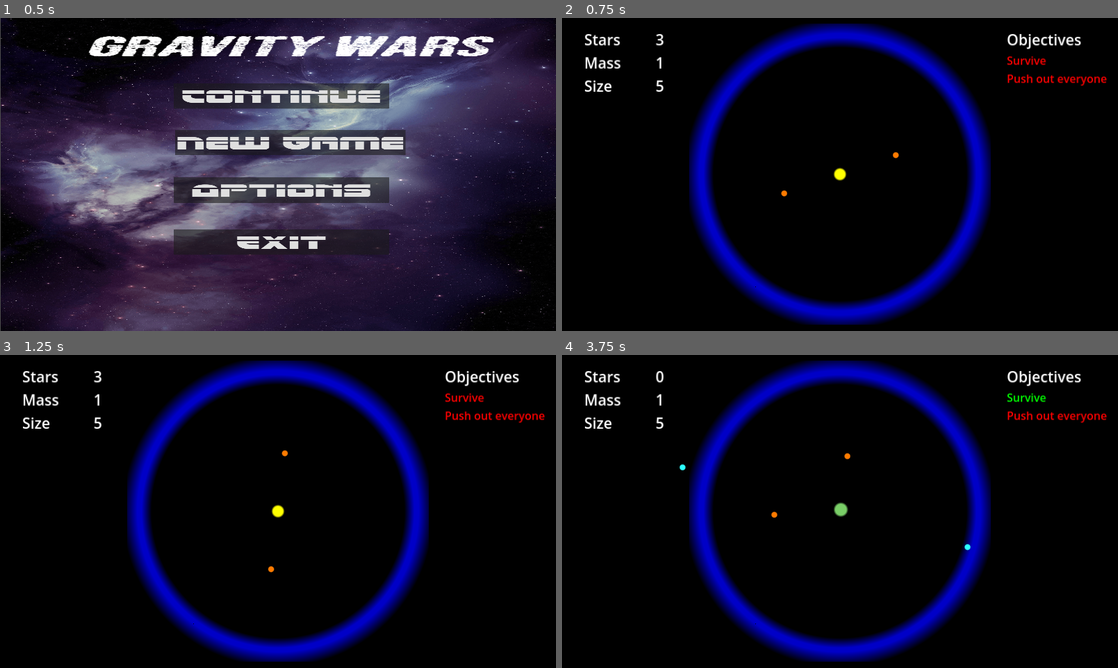
Above: before the commit, frames 1-4 (two rows, left to right).
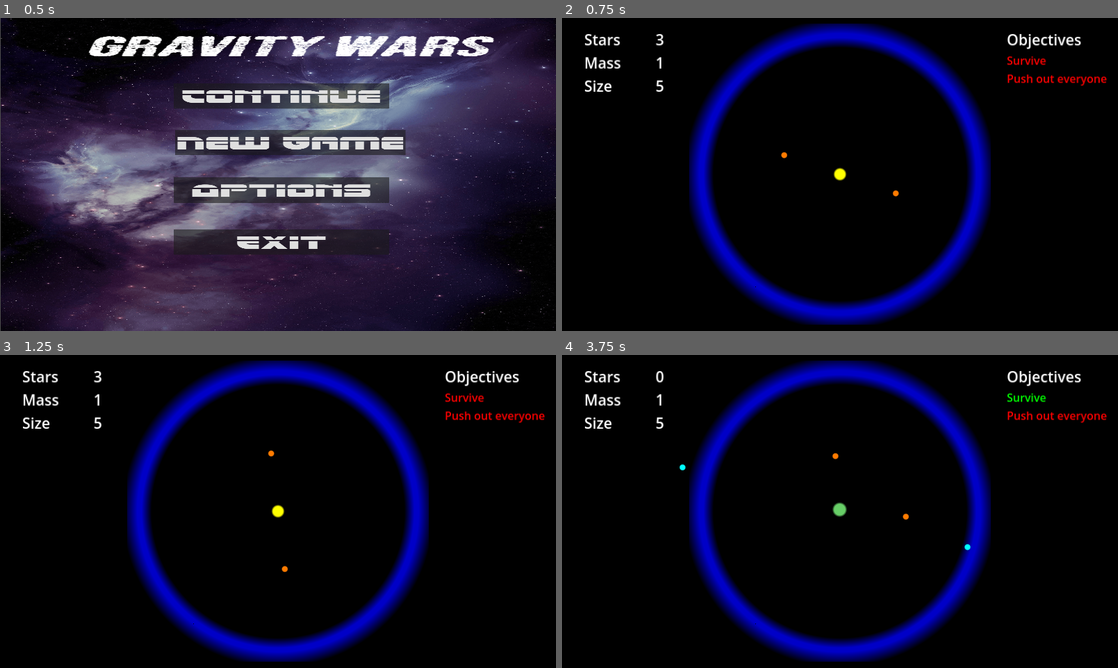
Above: after the commit, the same moments.

Repository: JakubJKrawczyk/gravity_wars
Game: Godot game, scene res://GUI/Menu.tscn
Two runs of this game, one before a commit and one after it. Both use one fixed random seed, a clock stepped at 60 frames per second and the inputs below.
Inputs (mouse positions are in pixels of both pictures, inside the frame that each line leads up to):
- Up to frame 1 (0.5 s): no input
- Up to frame 2 (0.75 s): click "New Game" at 0.5 s
- Up to frame 3 (1.25 s): no input
- Up to frame 4 (3.75 s): move the mouse to (840, 511) at 1.27 s; click (840, 511) at 1.42 s; move the mouse to (1006, 558) at 2.02 s; click (1006, 558) at 2.17 s; move the mouse to (673, 464) at 2.77 s; click (673, 464) at 2.92 s; move the mouse to (867, 511) at 3.52 s; click (867, 511) at 3.67 s

Frame 1 is identical in both runs. In frame 2, less than 0.1% of the frame differs, in the area x 39-61%, y 42-58%; in frame 3, less than 0.1%; in frame 4, 0.2%, in the area x 21-74%, y 31-63%.

Commit message:
Dodanie dodatkowej mapy

Diff:
--- a/Levels/ClickableArea.gd
+++ b/Levels/ClickableArea.gd
@@ -7,12 +7,15 @@
 @export var star_mass = 5
 @export var objective_pass: LabelSettings
 @export var objective_fail: LabelSettings
+@export var shader: Shader
+@export var color: Color
 
 var object: UserMassObject = null
 
 var pressed: bool = false
 
 func _ready() -> void:
+	($GridContainer/StarsValue as Label).text = str(max_stars)
 	($GridContainer/MassValue as Label).text = str(star_mass)
 	($GridContainer/SizeValue as Label).text = str(star_size)
 
@@ -32,19 +35,22 @@
 		if (event as InputEventMouseButton).button_index != 1:
 			return
 		if (event as InputEventMouseButton).pressed:
-			if object == null && max_stars > 0:
-				object = user_object_scene.instantiate() as UserMassObject
-				object.position = (event as InputEventMouseButton).position
-				object.set_size(Vector2(star_size/10.0, star_size/10.0))
-				object.mass = star_mass
-				container.add_child(object)
-				max_stars -= 1
-				($GridContainer/StarsValue as Label).text = str(max_stars)
-		else:
-			if object != null:
-				object.release()
-				object = null
+			if object != null || max_stars <= 0:
+				return
+			object = user_object_scene.instantiate() as UserMassObject
+			object.material = ShaderMaterial.new()
+			(object.material as ShaderMaterial).shader = shader
+			(object.material as ShaderMaterial).set_shader_parameter("color", color)
+			object.position = (event as InputEventMouseButton).position - ($"../ObjectsContainer" as Node2D).position
+			object.set_size(Vector2(star_size/10.0, star_size/10.0))
+			object.mass = star_mass
+			container.add_child(object)
+			max_stars -= 1
+			($GridContainer/StarsValue as Label).text = str(max_stars)
+		elif object != null:
+			object.release()
+			object = null
 	elif event is InputEventMouseMotion:
 		if object != null:
 			var mpos = (event as InputEventMouseMotion).position
-			object.linear_velocity = object.position - mpos
+			object.linear_velocity = object.global_position - mpos
--- a/Levels/Playground.tscn
+++ b/Levels/Playground.tscn
@@ -9,11 +9,15 @@
 [ext_resource type="LabelSettings" uid="uid://d0l2to0txnunh" path="res://Levels/label_size.tres" id="6_p63tb"]
 [ext_resource type="LabelSettings" uid="uid://su7yx3gbk3ld" path="res://Levels/label_fail.tres" id="7_brk1u"]
 
-[sub_resource type="Gradient" id="Gradient_40vku"]
+[sub_resource type="Gradient" id="Gradient_jjv4f"]
 colors = PackedColorArray(0, 0, 0, 1, 0, 0, 0, 1)
 
 [sub_resource type="GradientTexture1D" id="GradientTexture1D_fxamc"]
-gradient = SubResource("Gradient_40vku")
+gradient = SubResource("Gradient_jjv4f")
+
+[sub_resource type="ShaderMaterial" id="ShaderMaterial_ttcfh"]
+shader = ExtResource("2_d8mu1")
+shader_parameter/color = Color(1, 0.482353, 0, 1)
 
 [sub_resource type="ShaderMaterial" id="ShaderMaterial_ekpno"]
 shader = ExtResource("2_d8mu1")
@@ -33,24 +37,25 @@
 [node name="Arena" parent="." instance=ExtResource("3_1jtlb")]
 position = Vector2(600, 337)
 
-[node name="ObjectsContainer" type="Node" parent="."]
+[node name="ObjectsContainer" type="Node2D" parent="."]
+position = Vector2(600, 337)
 
 [node name="Object1" parent="ObjectsContainer" instance=ExtResource("1_ry06n")]
-position = Vector2(728, 337)
-linear_velocity = Vector2(0, -280)
+material = SubResource("ShaderMaterial_ttcfh")
+position = Vector2(-128, 0)
+linear_velocity = Vector2(0, -279.5)
 constant_force = Vector2(3.49684, -2.49497)
 radius = 5.0
 
 [node name="Object2" parent="ObjectsContainer" instance=ExtResource("1_ry06n")]
 material = SubResource("ShaderMaterial_ekpno")
-position = Vector2(472, 337)
-linear_velocity = Vector2(0, 280)
+position = Vector2(128, 0)
+linear_velocity = Vector2(0, 279.5)
 constant_force = Vector2(3.49684, -2.49497)
 radius = 5.0
 
-[node name="Object3" parent="ObjectsContainer" instance=ExtResource("1_ry06n")]
+[node name="Star" parent="ObjectsContainer" instance=ExtResource("1_ry06n")]
 material = SubResource("ShaderMaterial_7d0h2")
-position = Vector2(600, 337)
 mass = 100.0
 constant_force = Vector2(-5.55197, 0.908805)
 
@@ -65,6 +70,9 @@
 star_mass = 1
 objective_pass = ExtResource("6_kewu6")
 objective_fail = ExtResource("7_brk1u")
+shader = ExtResource("2_d8mu1")
+color = Color(0, 1, 1, 1)
+metadata/_edit_use_anchors_ = true
 
 [node name="GridContainer" type="GridContainer" parent="ClickableArea"]
 layout_mode = 0
--- /dev/null
+++ b/Levels/Sandbox.tscn
@@ -0,0 +1,134 @@
+[gd_scene load_steps=13 format=3 uid="uid://d2e3lq7qff1f0"]
+
+[ext_resource type="PackedScene" uid="uid://u3x3l7qdjuo" path="res://Objects/arena.tscn" id="1_3u4xn"]
+[ext_resource type="PackedScene" uid="uid://bifgswi0tag7p" path="res://Objects/mass-object.tscn" id="2_gmj70"]
+[ext_resource type="Shader" path="res://Objects/mass-object.gdshader" id="3_hegyr"]
+[ext_resource type="Script" path="res://Levels/ClickableArea.gd" id="4_snnn4"]
+[ext_resource type="PackedScene" uid="uid://clm7jxierdq37" path="res://Objects/user-mass-object.tscn" id="5_nopjc"]
+[ext_resource type="LabelSettings" uid="uid://c071m4f3xoir3" path="res://Levels/label_pass.tres" id="6_8kl7y"]
+[ext_resource type="LabelSettings" uid="uid://su7yx3gbk3ld" path="res://Levels/label_fail.tres" id="7_b7gih"]
+[ext_resource type="LabelSettings" uid="uid://d0l2to0txnunh" path="res://Levels/label_size.tres" id="8_xqh3q"]
+
+[sub_resource type="Gradient" id="Gradient_40vku"]
+colors = PackedColorArray(0, 0, 0, 1, 0, 0, 0, 1)
+
+[sub_resource type="GradientTexture1D" id="GradientTexture1D_vq4nk"]
+gradient = SubResource("Gradient_40vku")
+
+[sub_resource type="ShaderMaterial" id="ShaderMaterial_ghmgo"]
+shader = ExtResource("3_hegyr")
+shader_parameter/color = Color(1, 0.482353, 0, 1)
+
+[sub_resource type="ShaderMaterial" id="ShaderMaterial_2klbg"]
+shader = ExtResource("3_hegyr")
+shader_parameter/color = Color(1, 0.482353, 0, 1)
+
+[node name="Sandbox" type="Node2D"]
+
+[node name="Background" type="TextureRect" parent="."]
+offset_right = 1200.0
+offset_bottom = 675.0
+texture = SubResource("GradientTexture1D_vq4nk")
+
+[node name="Arena" parent="." instance=ExtResource("1_3u4xn")]
+position = Vector2(600, 337)
+
+[node name="ObjectsContainer" type="Node2D" parent="."]
+position = Vector2(600, 337)
+
+[node name="StarA" parent="ObjectsContainer" instance=ExtResource("2_gmj70")]
+material = SubResource("ShaderMaterial_ghmgo")
+position = Vector2(100, 0)
+mass = 100.0
+linear_velocity = Vector2(0, -100)
+constant_force = Vector2(3.49684, -2.49497)
+
+[node name="StarB" parent="ObjectsContainer" instance=ExtResource("2_gmj70")]
+material = SubResource("ShaderMaterial_2klbg")
+position = Vector2(-100, 0)
+mass = 100.0
+linear_velocity = Vector2(0, 100)
+constant_force = Vector2(3.49684, -2.49497)
+
+[node name="ClickableArea" type="Control" parent="." node_paths=PackedStringArray("container")]
+layout_mode = 3
+anchors_preset = 0
+offset_right = 1200.0
+offset_bottom = 675.0
+script = ExtResource("4_snnn4")
+container = NodePath("../ObjectsContainer")
+user_object_scene = ExtResource("5_nopjc")
+max_stars = 999
+star_mass = 1
+objective_pass = ExtResource("6_8kl7y")
+objective_fail = ExtResource("7_b7gih")
+shader = ExtResource("3_hegyr")
+color = Color(0, 1, 1, 1)
+metadata/_edit_use_anchors_ = true
+
+[node name="GridContainer" type="GridContainer" parent="ClickableArea"]
+layout_mode = 0
+offset_left = 48.0
+offset_top = 24.0
+offset_right = 248.0
+offset_bottom = 192.0
+columns = 2
+
+[node name="Stars" type="Label" parent="ClickableArea/GridContainer"]
+custom_minimum_size = Vector2(150, 0)
+layout_mode = 2
+text = "Stars"
+label_settings = ExtResource("8_xqh3q")
+
+[node name="StarsValue" type="Label" parent="ClickableArea/GridContainer"]
+layout_mode = 2
+size_flags_horizontal = 0
+text = "3"
+label_settings = ExtResource("8_xqh3q")
+
+[node name="Mass" type="Label" parent="ClickableArea/GridContainer"]
+layout_mode = 2
+text = "Mass"
+label_settings = ExtResource("8_xqh3q")
+
+[node name="MassValue" type="Label" parent="ClickableArea/GridContainer"]
+layout_mode = 2
+text = "5
+"
+label_settings = ExtResource("8_xqh3q")
+
+[node name="Size" type="Label" parent="ClickableArea/GridContainer"]
+layout_mode = 2
+text = "Size
+"
+label_settings = ExtResource("8_xqh3q")
+
+[node name="SizeValue" type="Label" parent="ClickableArea/GridContainer"]
+layout_mode = 2
+text = "5
+"
+label_settings = ExtResource("8_xqh3q")
+
+[node name="VBoxContainer" type="VBoxContainer" parent="ClickableArea"]
+layout_mode = 0
+offset_left = 960.0
+offset_top = 24.0
+offset_right = 1121.0
+offset_bottom = 72.0
+
+[node name="Title" type="Label" parent="ClickableArea/VBoxContainer"]
+layout_mode = 2
+text = "Objectives"
+label_settings = ExtResource("8_xqh3q")
+
+[node name="Survive" type="Label" parent="ClickableArea/VBoxContainer" groups=["objective"]]
+layout_mode = 2
+text = "Survive"
+label_settings = ExtResource("7_b7gih")
+
+[node name="Push out everyone" type="Label" parent="ClickableArea/VBoxContainer" groups=["objective"]]
+layout_mode = 2
+text = "Push out everyone"
+label_settings = ExtResource("7_b7gih")
+
+[connection signal="gui_input" from="ClickableArea" to="ClickableArea" method="_on_gui_input"]
--- a/Objects/mass-object.gd
+++ b/Objects/mass-object.gd
@@ -37,6 +37,7 @@
 		var force = G*(mass * mo.mass) / pow(dist, 2)
 		resultant_force += global_position.direction_to(mo.global_position) * force
 	constant_force = resultant_force
+	printt(name, linear_velocity.length())
 
 func get_color() -> Color:
 	return (material as ShaderMaterial).get_shader_parameter("color")
Not shown: 1 places in Levels/Playground.tscn that only renumber resources
Not shown, changed: export_presets.cfg
